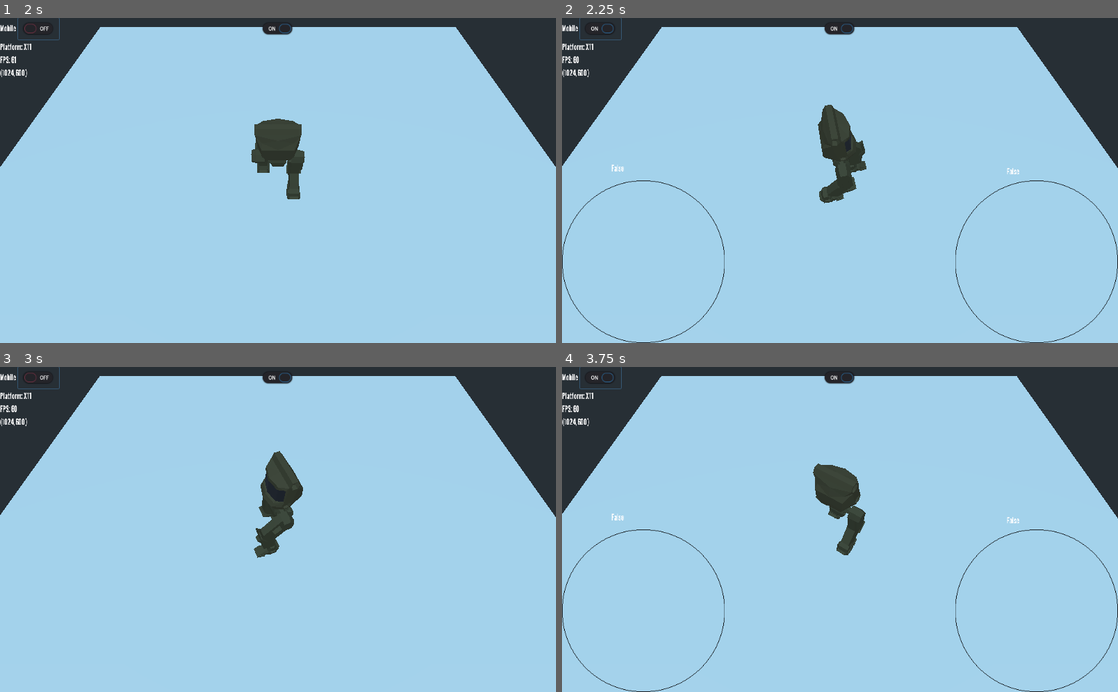
Above: before the commit, frames 1-4 (two rows, left to right).
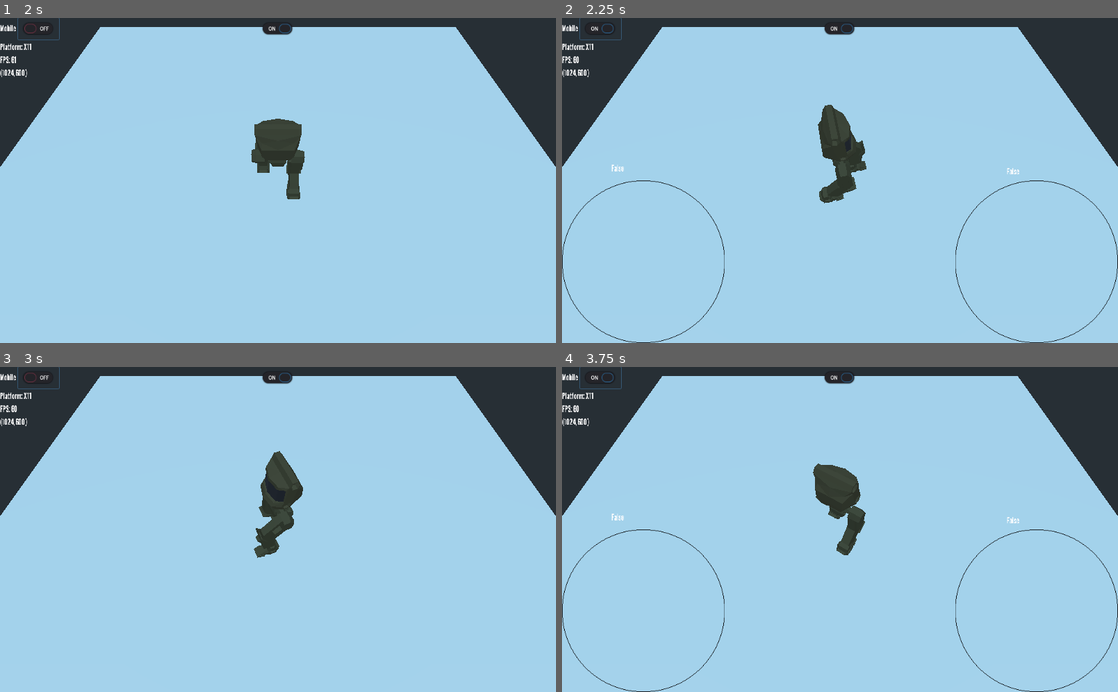
Above: after the commit, the same moments.

Repository: rcorre/wildjam-39
Game: Godot game, scene res://scenes/DungeonMasterScene.tscn
The game is run twice, just before and just after one commit, with the same random seed, the same clock (stepped at 60 frames per second) and the same inputs.
Inputs (mouse positions are in pixels of both pictures, inside the frame that each line leads up to):
- Up to frame 1 (2 s): click (278, 27) at 0.5 s; click (38, 27) at 1.25 s
- Up to frame 2 (2.25 s): tap Enter at 2 s; move the mouse to (962, 164) at 2.02 s; hold D (Right, bound only before the commit) from 2.03 s (still down); tap F (interact, bound only before the commit) at 2.1 s; click (962, 164) at 2.17 s
- Up to frame 3 (3 s): release D (Right, bound only before the commit) at 2.75 s; tap Space at 2.75 s; drag from (166, 545) to (250, 594) at 2.77 s
- Up to frame 4 (3.75 s): tap Enter at 3.5 s; move the mouse to (895, 458) at 3.52 s; hold D (Right, bound only before the commit) from 3.53 s (still down); tap F (interact, bound only before the commit) at 3.6 s

Frame 1 is identical in both runs. In frame 2, 0.1% of the frame differs, in the area x 0-100%, y 2-47%; in frame 3, 0.1%; in frame 4, 0.2%.

Commit message:
Sfx
add placement sfx for dungeon_setup items

Diff:
--- a/project.godot
+++ b/project.godot
@@ -1095,52 +1095,52 @@
 }
 prop1={
 "deadzone": 0.5,
-"events": [ Object(InputEventKey,"resource_local_to_scene":false,"resource_name":"","device":0,"alt":false,"shift":false,"control":false,"meta":false,"command":false,"pressed":false,"scancode":49,"physical_scancode":0,"unicode":0,"echo":false,"script":null)
+"events": [ Object(InputEventKey,"resource_local_to_scene":false,"resource_name":"","device":0,"alt":false,"shift":false,"control":false,"meta":false,"command":false,"pressed":false,"scancode":49,"unicode":0,"echo":false,"script":null)
  ]
 }
 prop2={
 "deadzone": 0.5,
-"events": [ Object(InputEventKey,"resource_local_to_scene":false,"resource_name":"","device":0,"alt":false,"shift":false,"control":false,"meta":false,"command":false,"pressed":false,"scancode":50,"physical_scancode":0,"unicode":0,"echo":false,"script":null)
+"events": [ Object(InputEventKey,"resource_local_to_scene":false,"resource_name":"","device":0,"alt":false,"shift":false,"control":false,"meta":false,"command":false,"pressed":false,"scancode":50,"unicode":0,"echo":false,"script":null)
  ]
 }
 prop3={
 "deadzone": 0.5,
-"events": [ Object(InputEventKey,"resource_local_to_scene":false,"resource_name":"","device":0,"alt":false,"shift":false,"control":false,"meta":false,"command":false,"pressed":false,"scancode":51,"physical_scancode":0,"unicode":0,"echo":false,"script":null)
+"events": [ Object(InputEventKey,"resource_local_to_scene":false,"resource_name":"","device":0,"alt":false,"shift":false,"control":false,"meta":false,"command":false,"pressed":false,"scancode":51,"unicode":0,"echo":false,"script":null)
  ]
 }
 prop4={
 "deadzone": 0.5,
-"events": [ Object(InputEventKey,"resource_local_to_scene":false,"resource_name":"","device":0,"alt":false,"shift":false,"control":false,"meta":false,"command":false,"pressed":false,"scancode":52,"physical_scancode":0,"unicode":0,"echo":false,"script":null)
+"events": [ Object(InputEventKey,"resource_local_to_scene":false,"resource_name":"","device":0,"alt":false,"shift":false,"control":false,"meta":false,"command":false,"pressed":false,"scancode":52,"unicode":0,"echo":false,"script":null)
  ]
 }
 prop5={
 "deadzone": 0.5,
-"events": [ Object(InputEventKey,"resource_local_to_scene":false,"resource_name":"","device":0,"alt":false,"shift":false,"control":false,"meta":false,"command":false,"pressed":false,"scancode":53,"physical_scancode":0,"unicode":0,"echo":false,"script":null)
+"events": [ Object(InputEventKey,"resource_local_to_scene":false,"resource_name":"","device":0,"alt":false,"shift":false,"control":false,"meta":false,"command":false,"pressed":false,"scancode":53,"unicode":0,"echo":false,"script":null)
  ]
 }
 Left={
 "deadzone": 0.5,
-"events": [ Object(InputEventKey,"resource_local_to_scene":false,"resource_name":"","device":0,"alt":false,"shift":false,"control":false,"meta":false,"command":false,"pressed":false,"scancode":0,"physical_scancode":65,"unicode":0,"echo":false,"script":null)
+"events": [ Object(InputEventKey,"resource_local_to_scene":false,"resource_name":"","device":0,"alt":false,"shift":false,"control":false,"meta":false,"command":false,"pressed":false,"scancode":0,"unicode":0,"echo":false,"script":null)
  ]
 }
 Right={
 "deadzone": 0.5,
-"events": [ Object(InputEventKey,"resource_local_to_scene":false,"resource_name":"","device":0,"alt":false,"shift":false,"control":false,"meta":false,"command":false,"pressed":false,"scancode":0,"physical_scancode":68,"unicode":0,"echo":false,"script":null)
+"events": [ Object(InputEventKey,"resource_local_to_scene":false,"resource_name":"","device":0,"alt":false,"shift":false,"control":false,"meta":false,"command":false,"pressed":false,"scancode":0,"unicode":0,"echo":false,"script":null)
  ]
 }
 Up={
 "deadzone": 0.5,
-"events": [ Object(InputEventKey,"resource_local_to_scene":false,"resource_name":"","device":0,"alt":false,"shift":false,"control":false,"meta":false,"command":false,"pressed":false,"scancode":0,"physical_scancode":87,"unicode":0,"echo":false,"script":null)
+"events": [ Object(InputEventKey,"resource_local_to_scene":false,"resource_name":"","device":0,"alt":false,"shift":false,"control":false,"meta":false,"command":false,"pressed":false,"scancode":0,"unicode":0,"echo":false,"script":null)
  ]
 }
 Down={
 "deadzone": 0.5,
-"events": [ Object(InputEventKey,"resource_local_to_scene":false,"resource_name":"","device":0,"alt":false,"shift":false,"control":false,"meta":false,"command":false,"pressed":false,"scancode":0,"physical_scancode":83,"unicode":0,"echo":false,"script":null)
+"events": [ Object(InputEventKey,"resource_local_to_scene":false,"resource_name":"","device":0,"alt":false,"shift":false,"control":false,"meta":false,"command":false,"pressed":false,"scancode":0,"unicode":0,"echo":false,"script":null)
  ]
 }
 interact={
 "deadzone": 0.5,
-"events": [ Object(InputEventKey,"resource_local_to_scene":false,"resource_name":"","device":0,"alt":false,"shift":false,"control":false,"meta":false,"command":false,"pressed":false,"scancode":0,"physical_scancode":70,"unicode":0,"echo":false,"script":null)
+"events": [ Object(InputEventKey,"resource_local_to_scene":false,"resource_name":"","device":0,"alt":false,"shift":false,"control":false,"meta":false,"command":false,"pressed":false,"scancode":0,"unicode":0,"echo":false,"script":null)
  ]
 }
 
Not shown: 1 places in assets/Theme/theme.tres that only renumber resources
Not shown, changed: assets/icons/150r_circle.png.import
Not shown, changed: assets/icons/crystal-wand.svg.import
Not shown, changed: assets/icons/flanged-mace.svg.import
Not shown, changed: assets/icons/locked-chest.svg.import
Not shown, changed: assets/icons/pocket-bow.svg.import
Not shown, changed: assets/icons/shiny-apple.svg.import
Not shown, changed: assets/icons/skeleton.svg.import
Not shown, changed: assets/icons/slime.svg.import
Not shown, changed: assets/icons/spider-alt.svg.import
Not shown, changed: assets/icons/spiky-pit.svg.import
Not shown, changed: assets/icons/unlit-bomb.svg.import
(and 18 more such lines)
